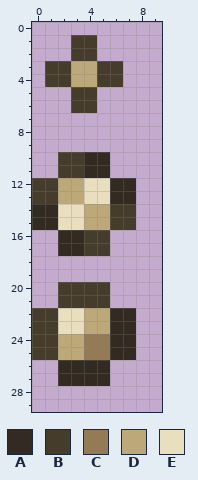
Pixel-art sprite -- Dusts/CreamGrassDust.png. The picture above is the old version.
The file is 10x30 pixels.
Palette (. is transparent): A #332b22  B #463c2b  C #947b56  D #bca878  E #e9dfbe
Pixels before, first column x 0:
 1 ...BB...
 2 ...BB...
 3 .BBDDBB.
 4 .BBDDBB.
 5 ...BB...
 6 ...BB...
 7 ........
 8 ........
 9 ........
10 ..BBAA..
11 ..BBAA..
12 BBDDEEAA
13 BBDDEEAA
14 AAEEDDBB
15 AAEEDDBB
16 ..AABB..
17 ..AABB..
18 ........
19 ........
20 ..BBBB..
21 ..BBBB..
22 BBEEDDAA
23 BBEEDDAA
24 BBDDCCAA
25 BBDDCCAA
26 ..AAAA..
27 ..AAAA..
After:
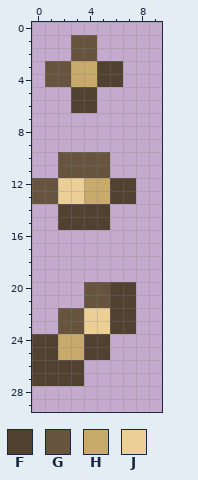
Colours new in this view: F #504130  G #67543f  H #c8aa6c  J #ebcf96
The exact change:
Changed rows in their new state; - is an unchanged pixel.
first column x 1:
 1 --GG--
 2 --GG--
 3 GGHHFF
 4 GGHHFF
 5 --FF--
 6 --FF--
first column x 0:
10 --GGGG--
11 --GGGG--
12 GGJJHHFF
13 GGJJHHFF
14 ..FFFF..
15 ..FFFF..
16 --....--
17 --....--
20 --..GGFF
21 --..GGFF
22 ..GGJJFF
23 ..GGJJFF
24 FFHHFF..
25 FFHHFF..
26 FFFF..--
27 FFFF..--
Pixel boxes of the changes (left, top, right, bottom) in both pictures:
changed: (32, 35, 136, 386)
